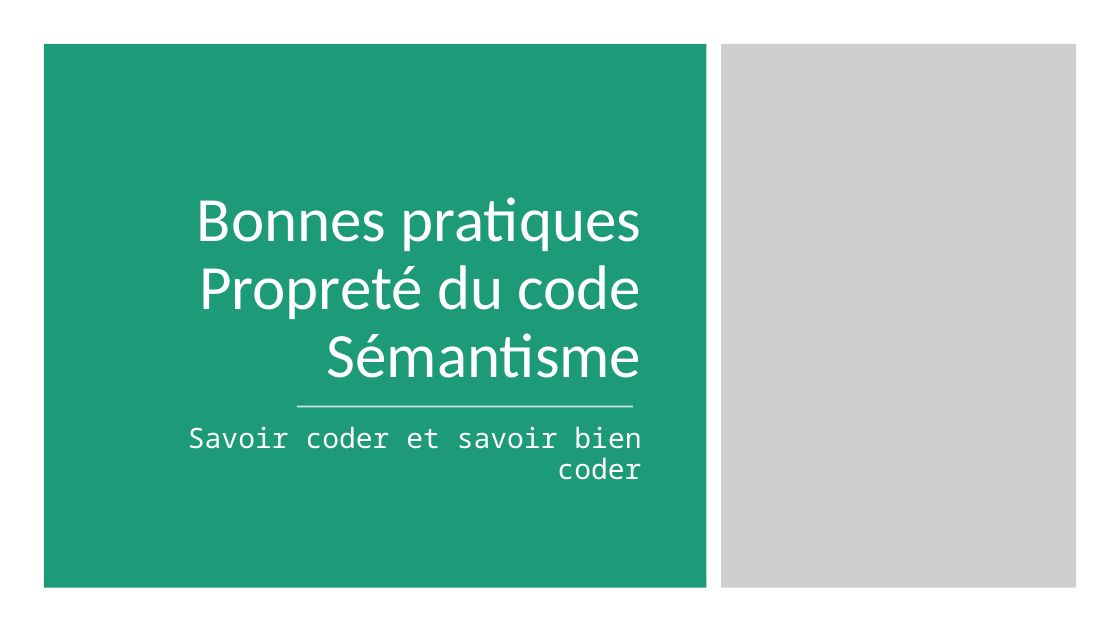
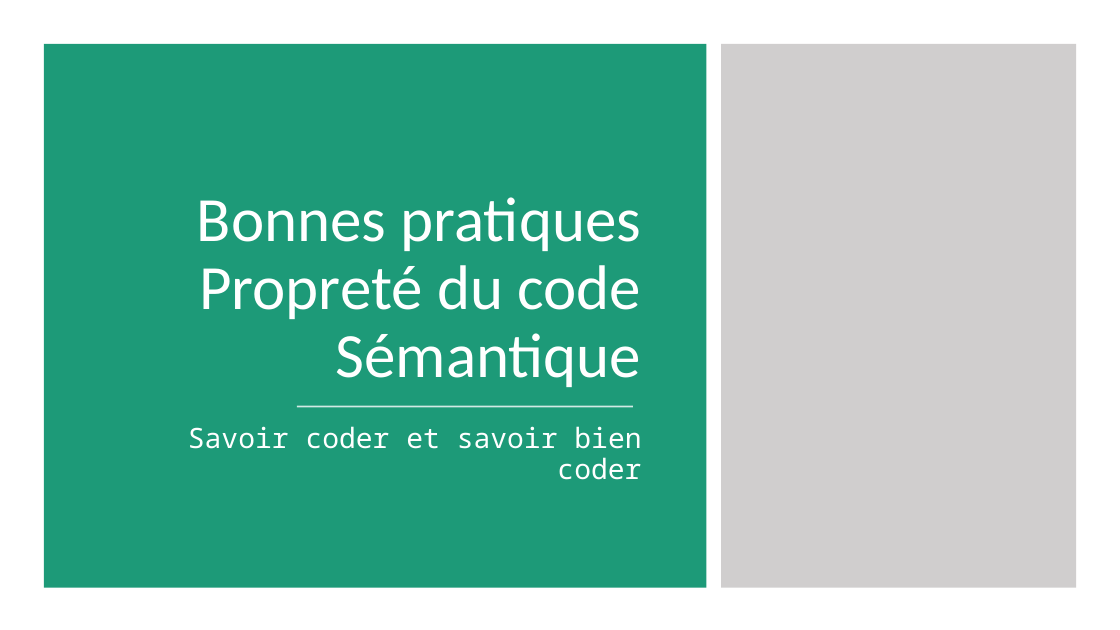
Before and after one commit to fragmatyc/SAAQ, a slide deck: slide 76 of HTML/1. Présentation/Cours HTML - v1.0.pptx (slide 49 before the commit). Drawn at 1120x630 pixels with LibreOffice and Linux fonts; fonts in the diff are those of the drawing. Boxes give left, top, right and bottom in pixels: in the first picture for what was removed or moved away, otherwise in the second. Text is boxed around its words. In the diff, an @@ line names an element or a change of style, - is before the commit and + after.

```diff
--- a/HTML/1. Présentation/Cours HTML - v1.0.pptx
+++ b/HTML/1. Présentation/Cours HTML - v1.0.pptx
@@ title at (x1=197, y1=197, x2=642, y2=387): text changed @@
-Bonnes pratiques
-Propreté du code
-Sémantisme
+Bonnes pratiques
+Propreté du code
+Sémantique
```
Also in this commit, not shown: 1 other slide changed, 33 slides added, 2 slides removed.
